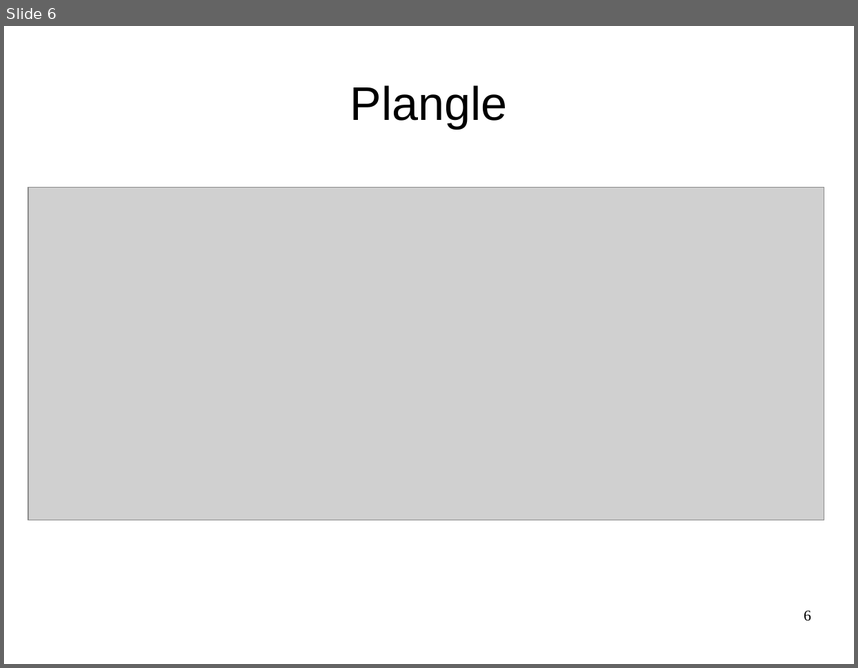
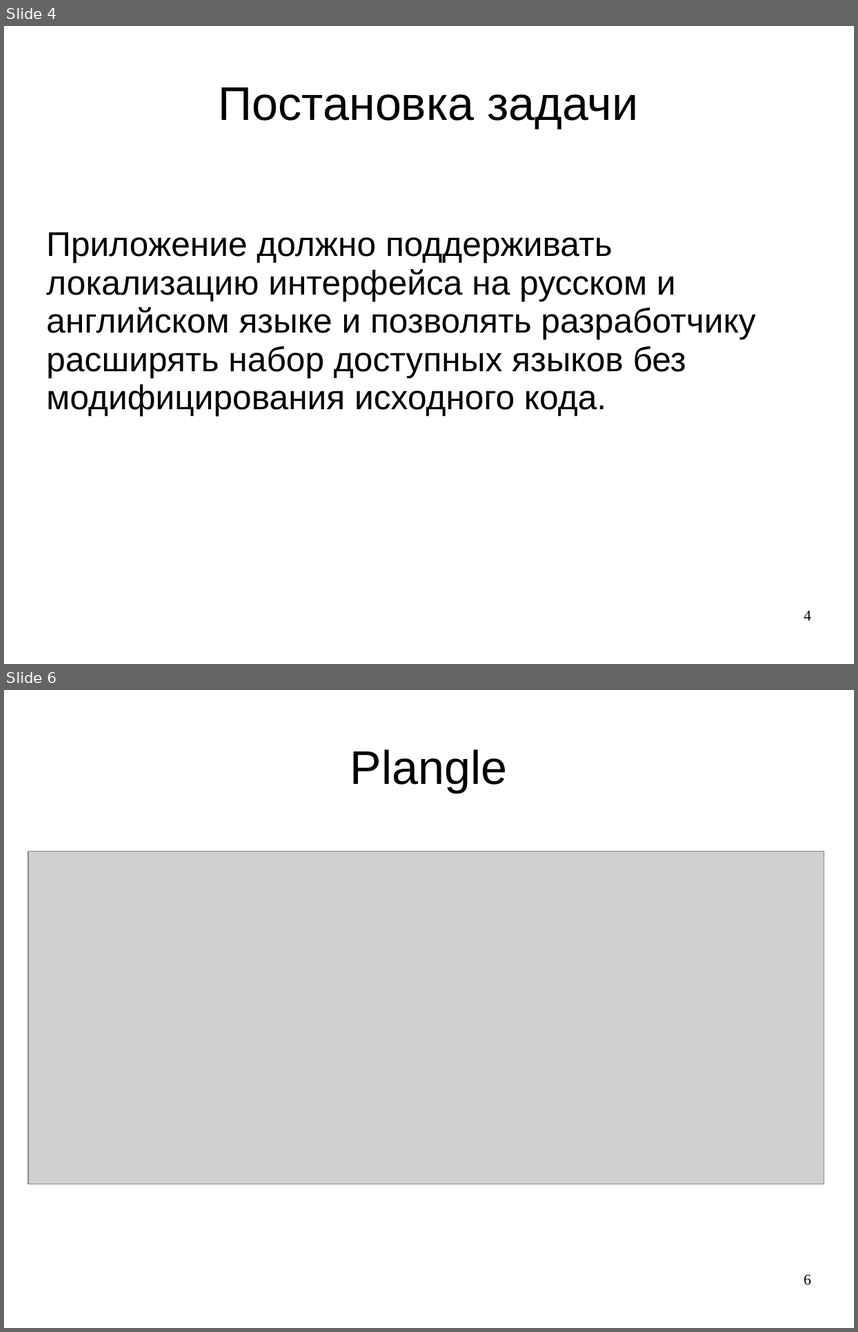
Before and after one commit to LilyTs/Diplom, a slide deck: Цаплина_(Дипломная).ppt. Shown one above the other, each under a label of ours: slide 6 before the commit, slides 4 and 6 after it; the slides between them are not shown. The pictures are 858x668 and 858x1332 pixels, drawn with LibreOffice and Linux fonts; fonts in the diff are those of the drawing; grey boxes stand for pictures. Boxes give left, top, right and bottom in pixels: in the first picture for what was removed or moved away, otherwise in the second. Text is boxed around its words. In the diff, an @@ line names an element or a change of style, - is before the commit and + after.

```diff
--- a/Цаплина_(Дипломная).ppt
+++ b/Цаплина_(Дипломная).ppt
@@ slide 4 added at [4, 26, 854, 664], background #FFFFFF @@
@@ title added at [219, 87, 638, 129], 44 pt, text #000000 @@
+Постановка задачи
@@ text added at [46, 232, 755, 416], 32 pt, text #000000 @@
+Приложение должно поддерживать локализацию интерфейса на русском и английском языке и позволять разработчику расширять набор доступных языков без модифицирования исходного кода.
@@ page number added at [804, 610, 811, 620], 14 pt, text #000000 @@
+4
```
Also in this commit, not shown: 9 slides changed, 18 other slides added, 5 slides removed, 3 other files.
